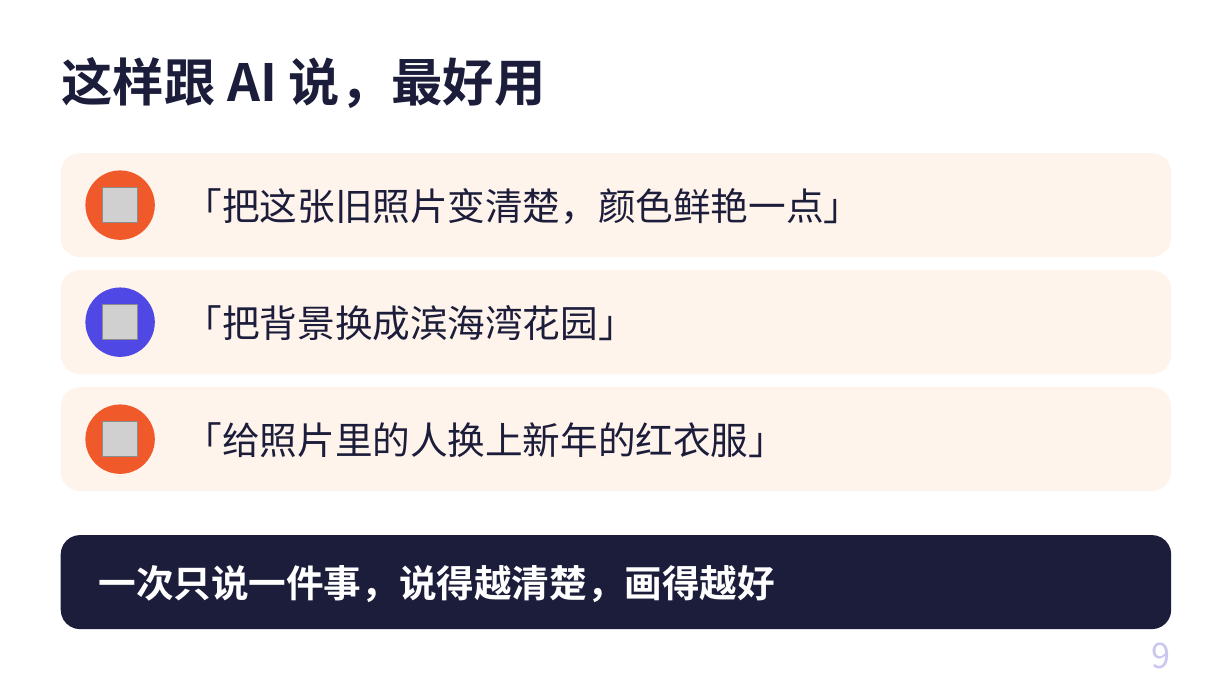
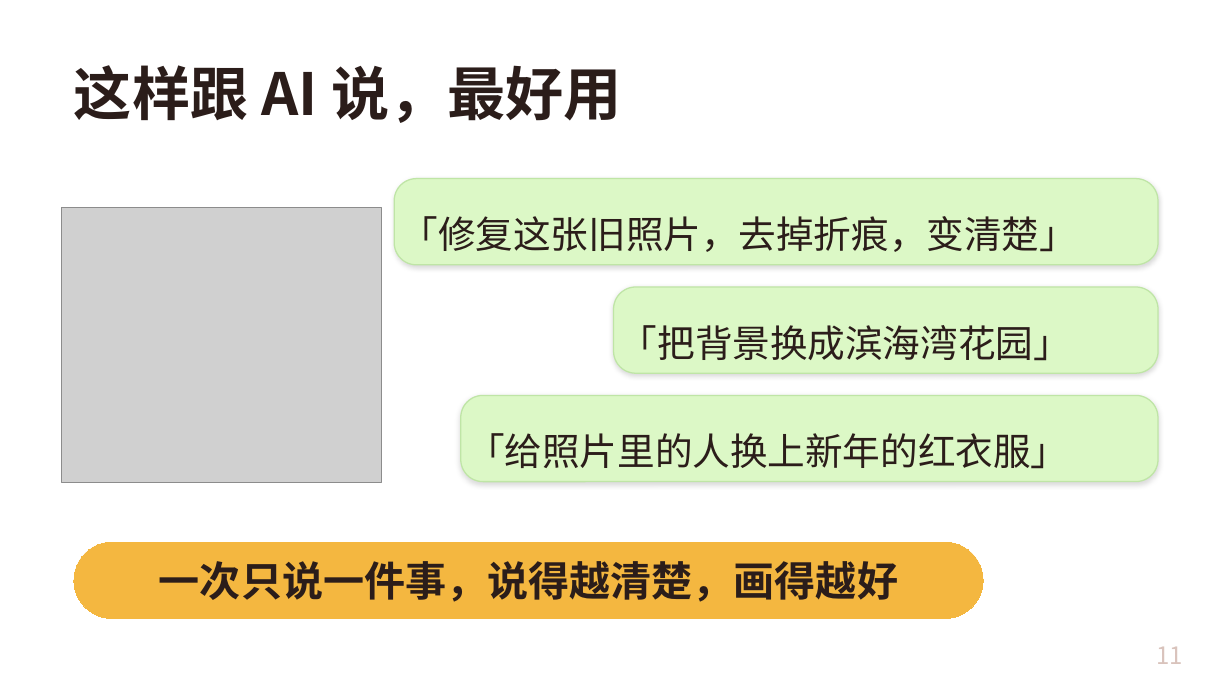
Before and after one commit to freyhuang-11/thinknova-memory, a slide deck: slide 11 of courses/CC长者课_AI情绪焕新/AI情绪焕新_长者课.pptx (slide 9 before the commit). Drawn at 1232x693 pixels with LibreOffice and Linux fonts; fonts in the diff are those of the drawing; grey boxes stand for pictures. Boxes give left, top, right and bottom in pixels: in the first picture for what was removed or moved away, otherwise in the second. Text is boxed around its words. In the diff, an @@ line names an element or a change of style, - is before the commit and + after.

```diff
--- a/courses/CC长者课_AI情绪焕新/AI情绪焕新_长者课.pptx
+++ b/courses/CC长者课_AI情绪焕新/AI情绪焕新_长者课.pptx
@@ title "这样跟 AI 说，最好用" moved from (x1=62, y1=57, x2=546, y2=108) to (x1=74, y1=65, x2=622, y2=123) @@
@@ title "这样跟 AI 说，最好用" at (x1=74, y1=65, x2=622, y2=123): size 30 to 34 pt, text colour #1C1D3A to #2B1D1A @@
@@ rounded rectangle removed at (x1=62, y1=154, x2=1170, y2=256) @@
@@ ellipse removed at (x1=86, y1=171, x2=154, y2=239) @@
@@ rounded rectangle "「修复这张旧照片，去掉折痕，变清楚」" resized from (x1=185, y1=188, x2=861, y2=224) to (x1=394, y1=179, x2=1158, y2=265) @@
@@ rounded rectangle "「修复这张旧照片，去掉折痕，变清楚」" at (x1=394, y1=179, x2=1158, y2=265): fill none to #DCF8C6; outline none to #BFE5A6 0.75 pt; shadow on @@
@@ picture added at (x1=62, y1=208, x2=382, y2=483) @@
@@ picture removed at (x1=102, y1=187, x2=138, y2=223) @@
@@ text in rounded rectangle at (x1=401, y1=216, x2=1077, y2=252): text changed; text colour #1C1D3A to #2B1D1A @@
-「把这张旧照片变清楚，颜色鲜艳一点」
+「修复这张旧照片，去掉折痕，变清楚」
@@ rounded rectangle removed at (x1=62, y1=271, x2=1170, y2=373) @@
@@ ellipse removed at (x1=86, y1=288, x2=154, y2=356) @@
@@ rounded rectangle "「把背景换成滨海湾花园」" at (x1=614, y1=287, x2=1158, y2=373): text colour #1C1D3A to #2B1D1A; fill none to #DCF8C6; outline none to #BFE5A6 0.75 pt; shadow on @@
@@ rounded rectangle "「把背景换成滨海湾花园」" resized from (x1=185, y1=305, x2=636, y2=341) to (x1=614, y1=287, x2=1158, y2=373) @@
@@ picture removed at (x1=102, y1=304, x2=138, y2=340) @@
@@ rounded rectangle removed at (x1=62, y1=388, x2=1170, y2=490) @@
@@ ellipse removed at (x1=86, y1=405, x2=154, y2=473) @@
@@ rounded rectangle "「给照片里的人换上新年的红衣服」" resized from (x1=185, y1=422, x2=786, y2=458) to (x1=461, y1=395, x2=1158, y2=482) @@
@@ rounded rectangle "「给照片里的人换上新年的红衣服」" at (x1=461, y1=395, x2=1158, y2=482): text colour #1C1D3A to #2B1D1A; fill none to #DCF8C6; outline none to #BFE5A6 0.75 pt; shadow on @@
@@ picture removed at (x1=102, y1=421, x2=138, y2=457) @@
@@ rounded rectangle removed at (x1=62, y1=536, x2=1170, y2=628) @@
@@ rounded rectangle "一次只说一件事，说得越清楚，画得越好" resized from (x1=99, y1=565, x2=775, y2=602) to (x1=74, y1=542, x2=983, y2=618) @@
@@ rounded rectangle "一次只说一件事，说得越清楚，画得越好" at (x1=74, y1=542, x2=983, y2=618): size 22 to 24 pt, text colour #FFFFFF to #2B1D1A; alignment left to centre; fill none to #F4B740; outline none to #F4B740 0.75 pt @@
@@ page number removed at (x1=1152, y1=643, x2=1171, y2=668) @@
-9
@@ page number added at (x1=1156, y1=647, x2=1183, y2=664), 14 pt, text #D9C3BC @@
+11
```
Also in this commit, not shown: 26 other slides changed, 7 slides added, 4 slides removed, 8 other files.
